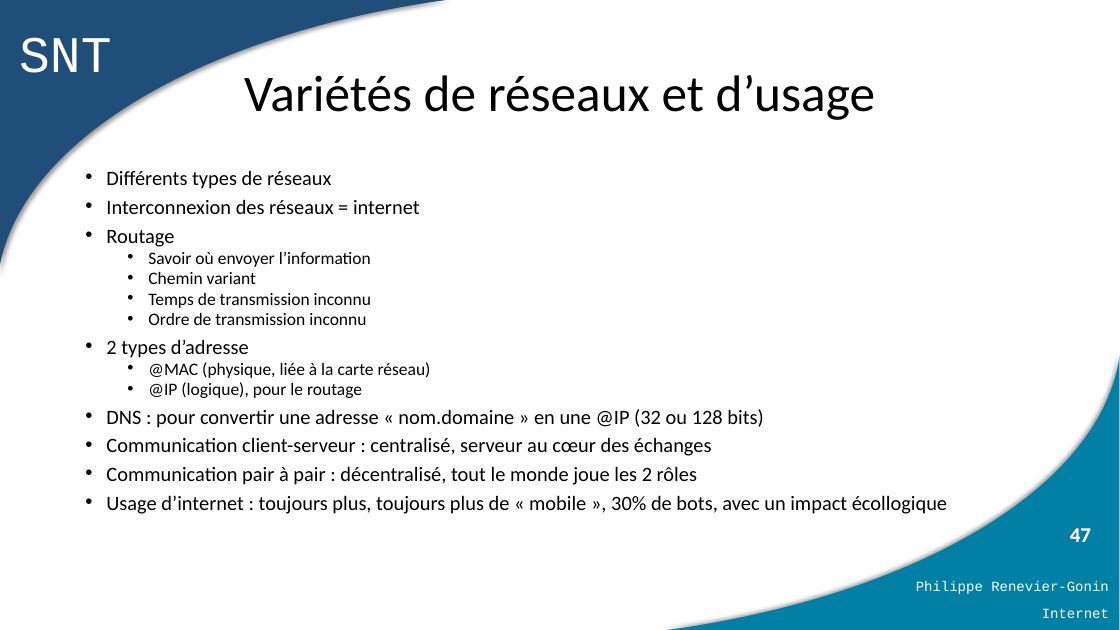
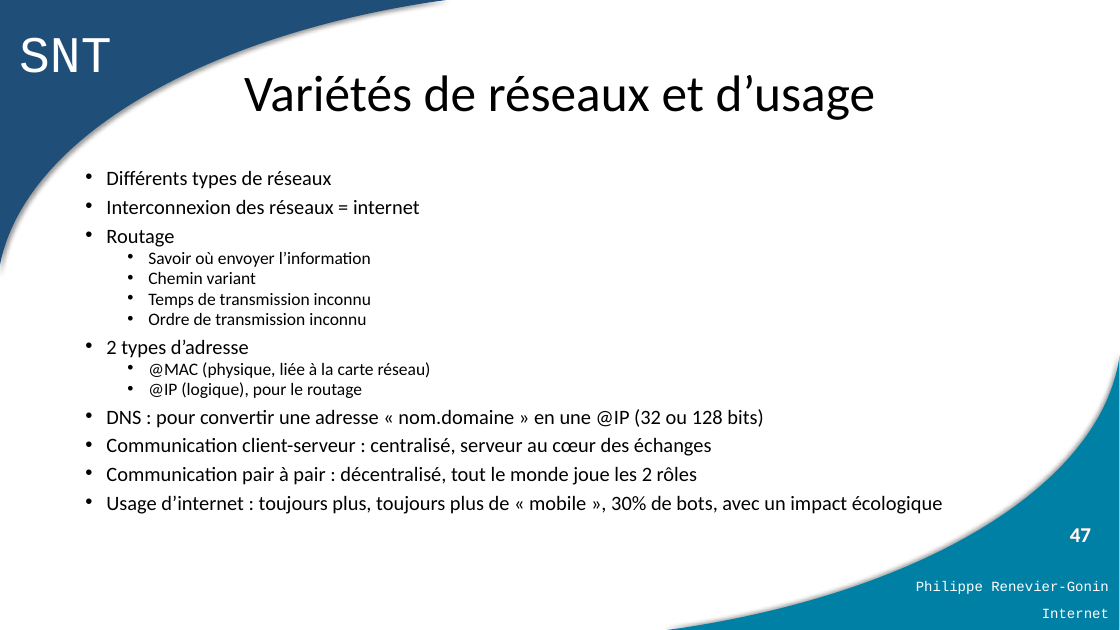
Before and after one commit to PhilippeRenevierGonin/snt, a slide deck: slide 47 of 03_internet/cours/07_internet.pptx. Drawn at 1120x630 pixels with LibreOffice and Linux fonts; fonts in the diff are those of the drawing. Boxes give left, top, right and bottom in pixels: in the first picture for what was removed or moved away, otherwise in the second. Text is boxed around its words. In the diff, an @@ line names an element or a change of style, - is before the commit and + after.

```diff
--- a/03_internet/cours/07_internet.pptx
+++ b/03_internet/cours/07_internet.pptx
@@ text at [106,495,943,514]: text changed @@
-• Usage d’internet : toujours plus, toujours plus de « mobile », 30% de bots, avec un impact écollogique
+• Usage d’internet : toujours plus, toujours plus de « mobile », 30% de bots, avec un impact écologique
```
Also in this commit, not shown: 1 other file.
